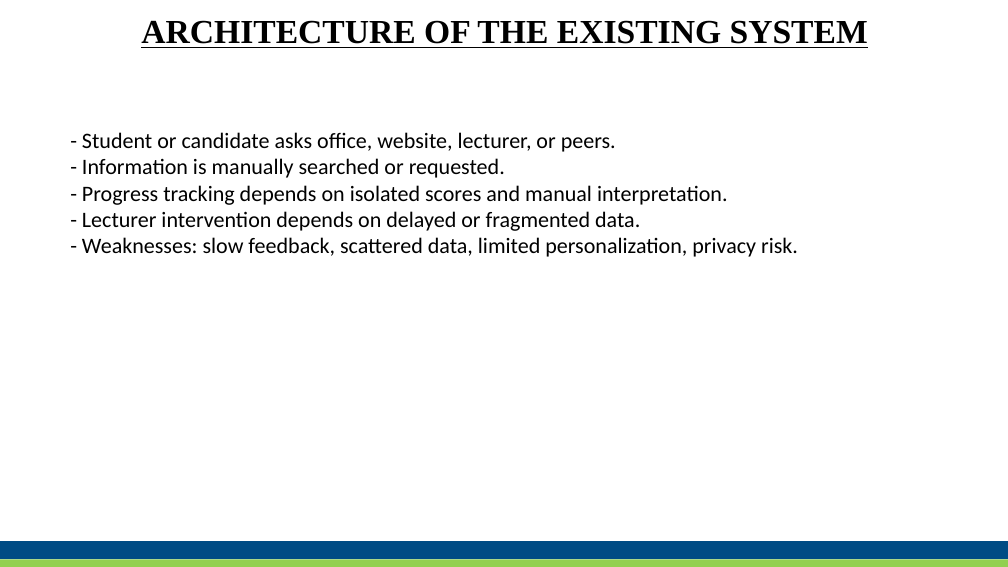
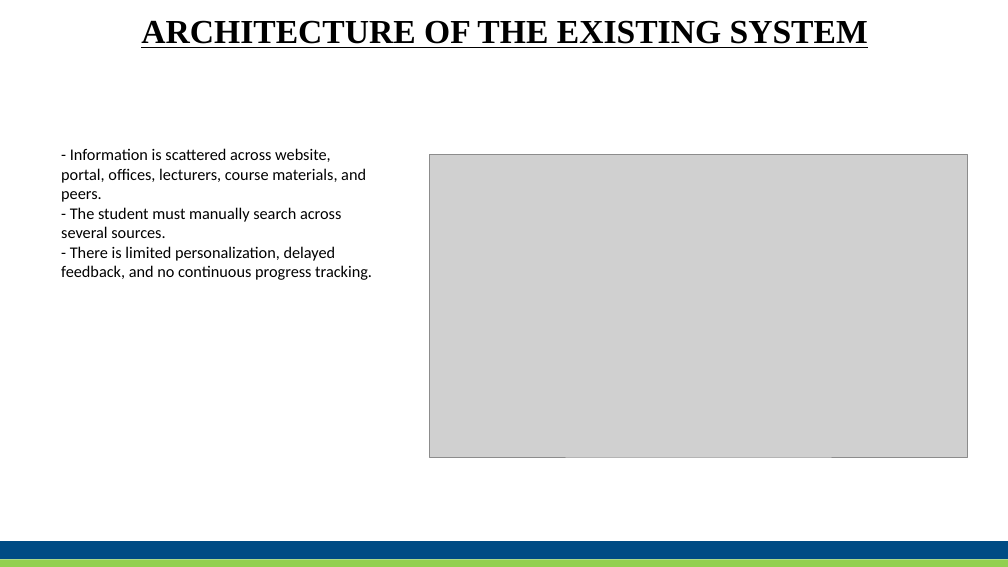
Before and after one commit to evieoshomahus-cloud/eve-esui-ai, a slide deck: slide 8 of project_docs/Eve_Defense_Presentation.pptx. Drawn at 1008x567 pixels with LibreOffice and Linux fonts; fonts in the diff are those of the drawing; grey boxes stand for pictures. Boxes give left, top, right and bottom in pixels: in the first picture for what was removed or moved away, otherwise in the second. Text is boxed around its words. In the diff, an @@ line names an element or a change of style, - is before the commit and + after.

```diff
--- a/project_docs/Eve_Defense_Presentation.pptx
+++ b/project_docs/Eve_Defense_Presentation.pptx
@@ text at box(61, 148, 372, 280): text changed; size 21 to 15.5 pt @@
-- Student or candidate asks office, website, lecturer, or peers.
-- Information is manually searched or requested.
-- Progress tracking depends on isolated scores and manual interpretation.
-- Lecturer intervention depends on delayed or fragmented data.
-- Weaknesses: slow feedback, scattered data, limited personalization, privacy risk.
+- Information is scattered across website, portal, offices, lecturers, course materials, and peers.
+- The student must manually search across several sources.
+- There is limited personalization, delayed feedback, and no continuous progress tracking.
@@ picture added at box(430, 155, 968, 457) @@
```
Also in this commit, not shown: 2 other slides changed, 11 other files.
